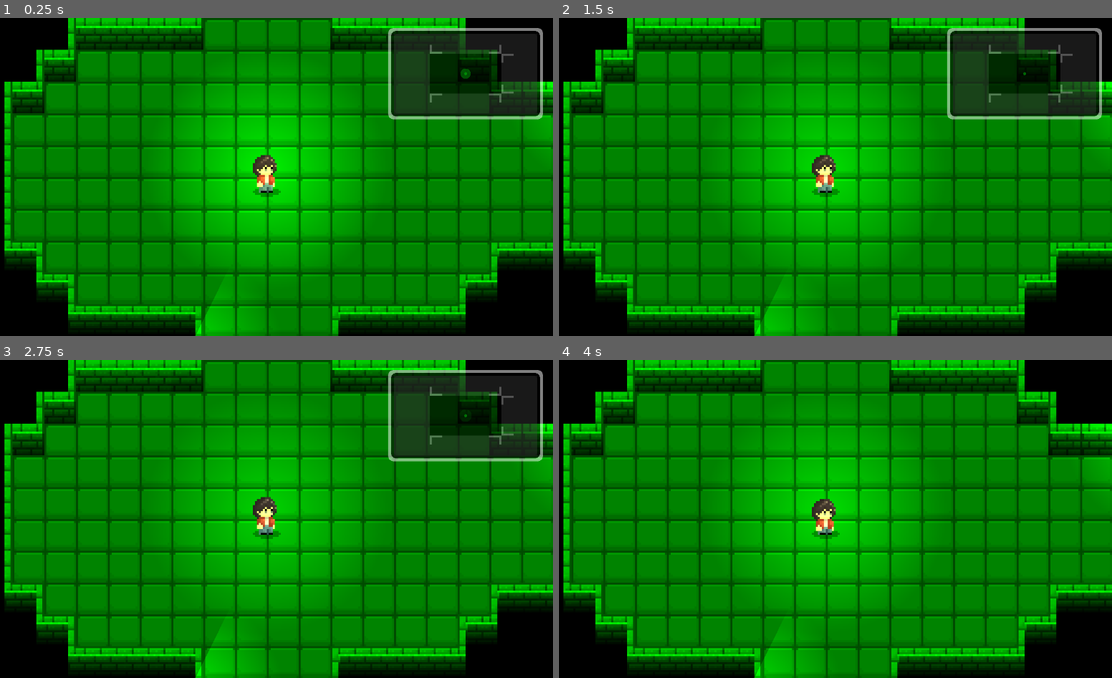
Above: before the commit, frames 1-4 (two rows, left to right).
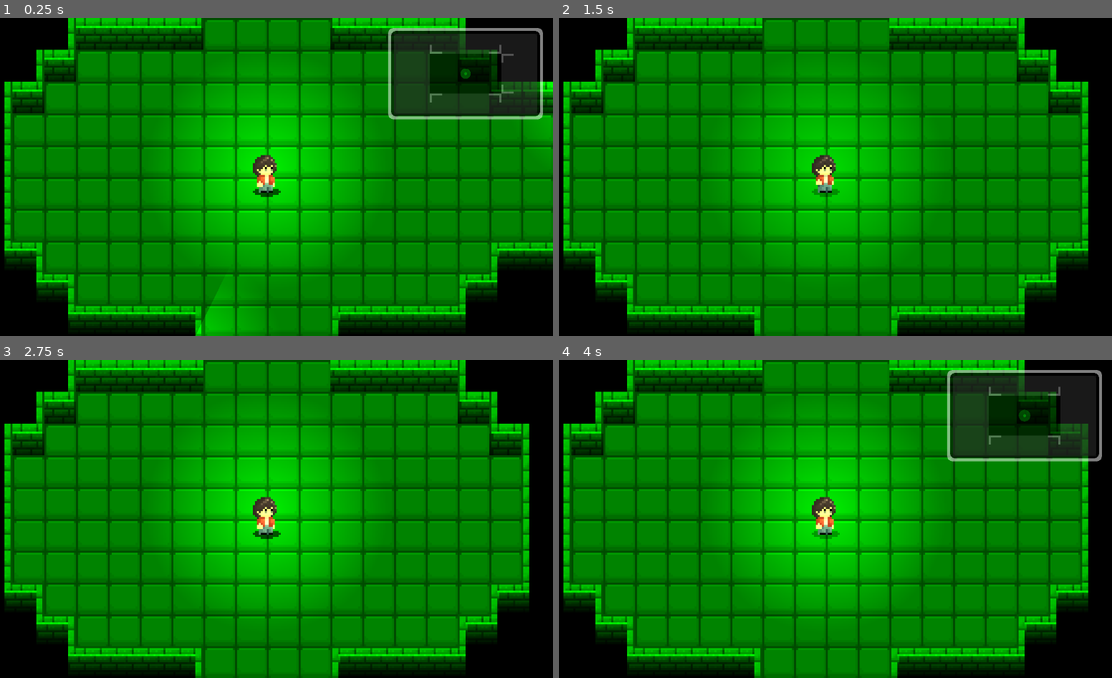
Above: after the commit, the same moments.

Repository: SmXThing/DungeonGame
Game: Godot game, scene res://scenes/test.tscn
Two runs of this game, one before a commit and one after it. Both use one fixed random seed, a clock stepped at 60 frames per second and the inputs below.
Inputs (mouse positions are in pixels of both pictures, inside the frame that each line leads up to):
- Up to frame 1 (0.25 s): no input
- Up to frame 2 (1.5 s): tap Enter (ENTER) at 0.5, 0.6 s; move the mouse to (951, 161) at 0.52 s; hold Up (ui_up) 0.53-1.28 s; hold Tab (TAB) 0.53-1.28 s; click (951, 161) at 0.67 s; move the mouse to (713, 192) at 1.27 s; hold Down (ui_down) from 1.28 s (still down); tap Tab (TAB) at 1.35 s
- Up to frame 3 (2.75 s): click (154, 534) at 1.55 s; tap Space at 2 s; move the mouse to (326, 449) at 2.02 s; release Down (ui_down) at 2.03 s; hold Up (ui_up) from 2.03 s (still down); hold U from 2.03 s (still down); click (326, 449) at 2.1 s
- Up to frame 4 (4 s): tap Enter (ENTER) at 2.75, 3.05 s; move the mouse to (796, 582) at 2.77 s; release U at 2.78 s; tap U at 2.85 s; click (796, 582) at 2.92 s; tap Space at 3.5 s; move the mouse to (995, 566) at 3.52 s; release Up (ui_up) at 3.53 s; hold Down (ui_down) from 3.53 s (still down); hold Ctrl (CTRL) from 3.53 s (still down); click (995, 566) at 3.67 s; tap Tab (TAB) at 3.8 s

The runs differ from the first frame. In frame 1, less than 0.1% of the frame differs, in the area x 45-51%, y 53-57%; in frame 2, 11%; in frame 3, 12%, in the area x 35-100%, y 0-100%; in frame 4, 11%.

Commit message:
Added swords and sword attacks.

Diff:
--- a/scenes/BetaRoom.tscn
+++ b/scenes/BetaRoom.tscn
@@ -2,7 +2,7 @@
 
 [ext_resource type="Texture2D" uid="uid://5waua11k71iy" path="res://assets/tiles.png" id="1_fiywq"]
 [ext_resource type="PackedScene" uid="uid://drkl1ct2gk2mu" path="res://scenes/Torch.tscn" id="2_3x34p"]
-[ext_resource type="PackedScene" uid="uid://ce7odlbtah125" path="res://scenes/player.tscn" id="2_pvo8e"]
+[ext_resource type="PackedScene" uid="uid://ce7odlbtah125" path="res://scenes/PlayerMelee.tscn" id="2_pvo8e"]
 [ext_resource type="PackedScene" uid="uid://dt4pxv50d0h5h" path="res://scenes/enemy.tscn" id="4_fmiwc"]
 [ext_resource type="PackedScene" uid="uid://div2ihotq0ama" path="res://scenes/enemy_fast.tscn" id="5_50b3t"]
 [ext_resource type="PackedScene" uid="uid://b4u30i1cwiboe" path="res://scenes/enemy_tank.tscn" id="6_t5gph"]
--- a/scenes/player.tscn
+++ b/scenes/PlayerMelee.tscn
@@ -8,6 +8,7 @@
 [ext_resource type="Script" uid="uid://cxtcscahssdri" path="res://scripts/idle.gd" id="5_qlg0r"]
 [ext_resource type="Script" uid="uid://clsmdrub86fv1" path="res://scripts/walking.gd" id="6_tuyoq"]
 [ext_resource type="Script" uid="uid://c31yfveyccmah" path="res://scripts/attacking.gd" id="7_fjrip"]
+[ext_resource type="PackedScene" uid="uid://cfdj4jhu4f0lu" path="res://scenes/inventory_ui.tscn" id="9_ur7pv"]
 
 [sub_resource type="RectangleShape2D" id="RectangleShape2D_p0vlq"]
 size = Vector2(12, 4)
@@ -76,6 +77,26 @@
 atlas = ExtResource("1_p0vlq")
 region = Rect2(94, 32, 30, 30)
 
+[sub_resource type="AtlasTexture" id="AtlasTexture_4r5pv"]
+atlas = ExtResource("1_p0vlq")
+region = Rect2(1, 125, 30, 30)
+
+[sub_resource type="AtlasTexture" id="AtlasTexture_60mlk"]
+atlas = ExtResource("1_p0vlq")
+region = Rect2(32, 125, 30, 30)
+
+[sub_resource type="AtlasTexture" id="AtlasTexture_i4ail"]
+atlas = ExtResource("1_p0vlq")
+region = Rect2(63, 125, 30, 30)
+
+[sub_resource type="AtlasTexture" id="AtlasTexture_a38lo"]
+atlas = ExtResource("1_p0vlq")
+region = Rect2(94, 125, 30, 30)
+
+[sub_resource type="AtlasTexture" id="AtlasTexture_4ni07"]
+atlas = ExtResource("1_p0vlq")
+region = Rect2(125, 125, 30, 30)
+
 [sub_resource type="AtlasTexture" id="AtlasTexture_70d11"]
 atlas = ExtResource("1_p0vlq")
 region = Rect2(125, 1, 30, 30)
@@ -195,6 +216,26 @@
 "loop": true,
 "name": &"idle_up",
 "speed": 8.0
+}, {
+"frames": [{
+"duration": 1.0,
+"texture": SubResource("AtlasTexture_4r5pv")
+}, {
+"duration": 1.0,
+"texture": SubResource("AtlasTexture_60mlk")
+}, {
+"duration": 1.0,
+"texture": SubResource("AtlasTexture_i4ail")
+}, {
+"duration": 1.0,
+"texture": SubResource("AtlasTexture_a38lo")
+}, {
+"duration": 1.0,
+"texture": SubResource("AtlasTexture_4ni07")
+}],
+"loop": true,
+"name": &"swing",
+"speed": 12.0
 }, {
 "frames": [{
 "duration": 1.0,
@@ -245,10 +286,7 @@
 [sub_resource type="RectangleShape2D" id="RectangleShape2D_g2els"]
 size = Vector2(12, 10)
 
-[sub_resource type="RectangleShape2D" id="RectangleShape2D_qhqgy"]
-size = Vector2(20, 24)
-
-[node name="Player" type="CharacterBody2D" node_paths=PackedStringArray("health_bar", "camera", "sprites", "light", "HUD") groups=["Player"]]
+[node name="Player" type="CharacterBody2D" node_paths=PackedStringArray("health_bar", "camera", "sprites", "light", "HUD", "inventory_ui") groups=["Player"]]
 y_sort_enabled = true
 collision_layer = 2
 collision_mask = 17
@@ -261,6 +299,7 @@
 sprites = NodePath("Sprites")
 light = NodePath("PointLight2D")
 HUD = NodePath("HUD")
+inventory_ui = NodePath("InventoryUI")
 
 [node name="CollisionShape2D" type="CollisionShape2D" parent="."]
 visible = false
@@ -273,7 +312,7 @@
 
 [node name="Sprites" type="AnimatedSprite2D" parent="."]
 sprite_frames = SubResource("SpriteFrames_70d11")
-animation = &"walking_up"
+animation = &"swing"
 
 [node name="PointLight2D" type="PointLight2D" parent="."]
 color = Color(0.9934314, 0.6432652, 7.70092e-07, 1)
@@ -305,15 +344,6 @@
 position = Vector2(0, -1)
 shape = SubResource("RectangleShape2D_g2els")
 
-[node name="AttackPlaceholder" type="Area2D" parent="." groups=["PlayerAttack"]]
-visible = false
-collision_layer = 32
-collision_mask = 0
-
-[node name="Attack" type="CollisionShape2D" parent="AttackPlaceholder"]
-shape = SubResource("RectangleShape2D_qhqgy")
-debug_color = Color(0.9627866, 0.19569221, 7.70092e-07, 0.41960785)
-
 [node name="HUD" parent="." node_paths=PackedStringArray("player") instance=ExtResource("3_qhqgy")]
 player = NodePath("..")
 
@@ -339,4 +369,12 @@
 machine = NodePath("..")
 player = NodePath("../..")
 
+[node name="Arm" type="Node2D" parent="."]
+position = Vector2(-3, 0)
+
+[node name="SwordMarker" type="Marker2D" parent="Arm"]
+position = Vector2(8, 0)
+
+[node name="InventoryUI" parent="." instance=ExtResource("9_ur7pv")]
+
 [connection signal="area_entered" from="RoomTriggerDetection" to="." method="_on_detection_area_entered"]
--- /dev/null
+++ b/scenes/PlayerRanger.tscn
@@ -0,0 +1,6 @@
+[gd_scene load_steps=2 format=3 uid="uid://jxlplbj0r2r8"]
+
+[ext_resource type="Script" uid="uid://h4k2xwlbndcr" path="res://scripts/player/ranger.gd" id="1_yby2e"]
+
+[node name="CharacterBody2D" type="CharacterBody2D"]
+script = ExtResource("1_yby2e")
--- a/scenes/Sword.tscn
+++ b/scenes/Sword.tscn
@@ -1,5 +1,17 @@
-[gd_scene format=3 uid="uid://b1ik3reeu7lpi"]
+[gd_scene load_steps=4 format=3 uid="uid://b1ik3reeu7lpi"]
 
-[node name="CharacterBody2D" type="CharacterBody2D"]
+[ext_resource type="Script" uid="uid://d2isxybqyla7w" path="res://scripts/items/sword.gd" id="1_rb3f2"]
+[ext_resource type="Texture2D" uid="uid://6v4kvynogm4g" path="res://weapons/swords/Wooden_Sword.png" id="2_sh16x"]
+
+[sub_resource type="RectangleShape2D" id="RectangleShape2D_rb3f2"]
+size = Vector2(0, 0)
+
+[node name="SwordItem" type="Node2D"]
+script = ExtResource("1_rb3f2")
+
+[node name="Hitbox" type="CollisionShape2D" parent="."]
+shape = SubResource("RectangleShape2D_rb3f2")
+debug_color = Color(0.9999998, 0.0074547795, 0.074344926, 0.41960785)
 
 [node name="Sprite2D" type="Sprite2D" parent="."]
+texture = ExtResource("2_sh16x")
--- a/scenes/test.tscn
+++ b/scenes/test.tscn
@@ -1,7 +1,7 @@
 [gd_scene load_steps=3 format=3 uid="uid://csiu5rmpbt20o"]
 
 [ext_resource type="Script" uid="uid://ccc6xe0dbsyjj" path="res://scripts/room_gen.gd" id="1_wen4y"]
-[ext_resource type="PackedScene" uid="uid://ce7odlbtah125" path="res://scenes/player.tscn" id="2_w8un3"]
+[ext_resource type="PackedScene" uid="uid://ce7odlbtah125" path="res://scenes/PlayerMelee.tscn" id="2_w8un3"]
 
 [node name="Node2D" type="Node2D"]
 y_sort_enabled = true
--- a/scripts/attacking.gd
+++ b/scripts/attacking.gd
@@ -1,13 +1,15 @@
 extends State
 
 func update(_delta: float) -> void:
-	pass
+	if !player.is_attacking:
+		emit("idle")
 
 func physics_update(_delta: float) -> void:
 	pass
 
 func enter() -> void:
-	pass
+	if player is Melee:
+		player.swing_sword()
 
 func exit() -> void:
 	pass
--- a/scripts/idle.gd
+++ b/scripts/idle.gd
@@ -3,8 +3,8 @@
 func update(_delta: float) -> void:
 	if Input.is_action_just_pressed("KEY_W") || Input.is_action_just_pressed("KEY_A") || Input.is_action_just_pressed("KEY_S") || Input.is_action_just_pressed("KEY_D"):
 		emit("walking")
-	'''if Input.is_action_just_pressed("ENTER") || Input.is_mouse_button_pressed(MOUSE_BUTTON_LEFT):
-		emit("attacking")'''
+	if Input.is_action_just_pressed("ENTER") || Input.is_mouse_button_pressed(MOUSE_BUTTON_LEFT):
+		emit("attacking")
 
 func physics_update(_delta: float) -> void:
 	pass
--- a/scripts/inventory_ui.gd
+++ b/scripts/inventory_ui.gd
@@ -9,7 +9,7 @@
 var player: Player
 
 func _ready() -> void:
-	player = get_tree().get_first_node_in_group("player")
+	player = get_parent()
 	hide()  # hidden by default
 
 func toggle() -> void:
--- /dev/null
+++ b/scripts/items/bow.gd
@@ -0,0 +1,6 @@
+extends Weapon
+class_name Bow
+
+var arrow_speed_scale: float
+var shoot_speed_scale: float
+var piercing: int
--- a/scripts/items/item.gd
+++ b/scripts/items/item.gd
@@ -1,9 +1,9 @@
 extends Node2D
 class_name Item
 
-@export var item_name: String
-@export var item_description: String
-@export var sprite: Sprite2D
+var item_name: String
+var item_description: String
+var sprite: Sprite2D
 
 func get_item_name() -> String:
 	return item_name
--- /dev/null
+++ b/scripts/items/staff.gd
@@ -0,0 +1,6 @@
+extends Weapon
+class_name Staff
+
+var fire_speed_scale: float
+var piercing: int
+var AOE: bool
--- /dev/null
+++ b/scripts/items/sword.gd
@@ -0,0 +1,34 @@
+extends Weapon
+class_name Sword
+
+var attack_speed_scale: float
+var diagonal_range: int
+var diagonal_width: int
+
+@onready var hitbox_area: Area2D = Area2D.new()
+@onready var hitbox: CollisionShape2D = CollisionShape2D.new()
+
+func _ready() -> void:
+	hide()
+
+	sprite.rotation = PI/4
+
+	hitbox_area.set_collision_layer_value(6, true)
+	hitbox_area.add_to_group("PlayerAttack")
+	hitbox_area.monitorable = false
+	add_child(hitbox_area)
+
+	hitbox.shape = RectangleShape2D.new()
+	var actual_range: int = int(floor(diagonal_range * sqrt(2)))
+	var actual_width: int = int(floor(diagonal_width * sqrt(2)))
+	hitbox.shape.size = Vector2(actual_range, actual_width)
+	hitbox.position.x = actual_range / 2.0
+	hitbox_area.add_child(hitbox)
+
+func trigger() -> void:
+	hitbox_area.monitorable = true
+	show()
+
+func disable() -> void:
+	hitbox_area.monitorable = false
+	hide()
--- a/scripts/items/weapon.gd
+++ b/scripts/items/weapon.gd
@@ -1,8 +1,7 @@
 extends Equipment
 class_name Weapon
 
-@export var damage: int
-@export var hitbox: Area2D
+var damage: int
 
 func get_damage() -> int:
 	return damage
@@ -15,5 +14,4 @@
 	info.append(sprite)
 	info.append(rarity)
 	info.append(damage)
-	info.append(hitbox)
 	return info
--- a/scripts/player/player.gd
+++ b/scripts/player/player.gd
@@ -15,12 +15,16 @@
 @export var HUD: CanvasLayer
 @export var inventory_ui: CanvasLayer
 
+@onready var arm: Node2D = $Arm
+@onready var sword_marker: Marker2D = $Arm/SwordMarker
+
 const sprint_multiplier: float = 1.5
 
-var inventory: Array[Item]
+var inventory: Array[Item] = []
 var accessories: Array[Accessory]
-var held_weapon: Weapon
-var armor: Armor
+var equipped: Weapon
+
+var is_attacking: bool = false
 
 var status: Array
 var time: float = 0
@@ -41,6 +45,9 @@
 func _physics_process(delta: float) -> void:
 	time += delta
 	light.energy = 1.16 + 0.2 * sin(4 * time)
+
+	if Input.is_key_pressed(KEY_U):
+		inventory.append(weapons.generate_random_weapon("sword"))
 
 	move_and_slide()
 
--- /dev/null
+++ b/scripts/player/ranger.gd
@@ -0,0 +1,2 @@
+extends Player
+class_name Ranger
--- a/scripts/room_gen.gd
+++ b/scripts/room_gen.gd
@@ -98,7 +98,7 @@
 		$Camera2D.global_position += Vector2.DOWN * var_camera_speed
 	if Input.is_key_pressed(KEY_D):
 		$Camera2D.global_position += Vector2.RIGHT * var_camera_speed
-	if Input.is_action_just_pressed("ENTER") && Input.is_action_pressed("ESC"):
+	if Input.is_action_just_pressed("ENTER") && Input.is_action_pressed("TAB"):
 		get_tree().reload_current_scene()
 
 	if Input.is_action_pressed("CTRL"):
--- a/scripts/state.gd
+++ b/scripts/state.gd
@@ -4,7 +4,7 @@
 signal transitioned
 @export var animation_sprite: AnimatedSprite2D
 @export var machine: Node
-@export var player: CharacterBody2D
+@export var player: Player
 
 func update(_delta: float) -> void:
 	pass
--- a/scripts/state_machine.gd
+++ b/scripts/state_machine.gd
@@ -1,7 +1,7 @@
 extends Node
 
 @export var starting_state: State
-@export var holder: CharacterBody2D
+@export var holder: Player
 
 var active_state: State
 var states: Dictionary[String, State] = {}
--- a/scripts/swordsman.gd
+++ b/scripts/swordsman.gd
@@ -1 +1,23 @@
 extends Player
+class_name Melee
+
+func _ready() -> void:
+	'''var default_weapon: Sword = weapons.compile_weapon("sword", weapons.default_weapons[0], "Common")
+	equipped = default_weapon'''
+	var default_weapon: Sword = weapons.generate_random_weapon("sword")
+	inventory.append(default_weapon)
+	equipped = default_weapon
+	equipped.global_position = sword_marker.global_position
+	arm.add_child(equipped)
+
+func swing_sword() -> void:
+	is_attacking = true
+	arm.rotation = -(PI - atan2(5, 3))
+	equipped.trigger()
+
+	var tween = create_tween()
+	tween.tween_property(arm, "rotation", atan2(3, 5), 0.25 / equipped.attack_speed_scale)
+
+	await get_tree().create_timer(0.25 / equipped.attack_speed_scale).timeout
+	equipped.disable()
+	is_attacking = false
--- a/scripts/weapons.gd
+++ b/scripts/weapons.gd
@@ -1,30 +1,207 @@
 extends Node
 
-var swords: Array[Array] = [
-	["", "", 0, 0],
-	["", "", 0, 0],
-	["", "", 0, 0],
-	["", "", 0, 0],
-	["", "", 0, 0],
-	["", "", 0, 0],
-	["", "", 0, 0],
-	["", "", 0, 0],
-	["", "", 0, 0],
-	["", "", 0, 0],
-	["", "", 0, 0],
-	["", "", 0, 0],
-	["", "", 0, 0],
-	["", "", 0, 0],
-	["", "", 0, 0],
-	["", "", 0, 0],
-	["", "", 0, 0],
-	["", "", 0, 0],
-	["", "", 0, 0],
-	["", "", 0, 0],
-	["", "", 0, 0],
-	["", "", 0, 0],
-	["", "", 0, 0],
-	["", "", 0, 0],
-	["", "", 0, 0],
-	["", "", 0, 0]
-]
+'''
+Weapon Format - [Name, Description, Damage]
+Swords - [Swing Speed Scale, Diagonal Length, Diagonal Width]
+Bows - [Arrow Speed Scale, Shoot Speed Scale, Piercing]
+Staffs - [Firing Speed Scale, Piercing, AOE]
+'''
+
+var default_weapons: Array[Array] = [
+	["Wooden_Sword", "A not-so-reliable wooden sword. At least it gets the job done.", 5, 1.0, 14, 3],
+	["Mahogany_Bow", "Somewhat worn, but intact enough to shoot enemies.", 3, 1.0, 1.0, 0],
+	["Oak_Staff", "A long, wooden stick tipped with a spiral. Casts simple fireballs.", 4, 1.0, 2, 1]
+]
+
+var common_swords: Array[Array] = [
+	["Stick", "A simple stick. You could hardly call it a weapon.", 1, 2.0, 9, 2],
+	["Knife", "Perhaps better suited for a kitchen.", 5, 1.3, 7, 2],
+	["Thin_Sword", "A thin, makeshift sword that looks to be made with rebar. It's light at least.", 8, 1.1, 13, 2],
+	["Iron_Dagger", "A lightweight dagger made from cast iron.", 7, 1.4, 8, 3],
+]
+
+var uncommon_swords: Array[Array] = [
+	["Steel_Stabber", "A small blade made with steel. The tip is especially thin, making it good for stabbing.", 8, 1.4, 8, 3],
+	["Blood_Dagger", "A compact dagger with a small bloodstone embedded into the guard.", 9, 1.4, 10, 3],
+	["Kukri", "A hefty Kukri blade made from steel. Quite heavy.", 12, 0.5, 16, 3],
+	["Cane_Sword", "A long, thin blade attached to the end of a cane. It's got some nice reach.", 10, 1.2, 24, 2],
+]
+
+var rare_swords: Array[Array] = [
+	["Ruby_Dagger", "A shiny red blade. Pretty thin for a dagger.", 11, 1.4, 9, 2],
+	["Diamond_Dagger", "A bright, blue, diamond blade. Quite flashy.", 12, 1.5, 9, 3],
+	["Diamond_Sword", "A long diamond blade. Looks a little familiar for some reason...", 15, 1.0, 14, 3],
+	["Sapphire_Dagger", "A short, dark blue blade. It's reminescent of the night sky.", 13, 1.5, 8, 3],
+	["Emerald_Blade", "A hefty emerald blade shimmering with the colors of various gemstones.", 17, 0.8, 17, 4],
+	["Pirate_Saber", "A bright blade made from white steel. It's curved tip makes it good for thrusting.", 17, 1.2, 15, 3]
+]
+
+var epic_swords: Array[Array] = [
+	["Gilded_Sword", "A bright, golden blade decorated with rubies.", 18, 0.9, 15, 4],
+	["Dracula_Blade", "A very long blade made of diamond and emerald, characterized by its black guarded with a strange red gem embedded within.", 20, 1.0, 26, 4],
+	["Incendium_Blade", "A bride red blade made from a strange, light material. It's edge is exceptionally sharp.", 21, 1.2, 16, 4],
+	["Skullbreaker", "An exceptionally large, and heavy sword. Best suited for two hands.", 28, 0.25, 42, 8],
+]
+
+var legendary_swords: Array[Array] = [
+	["Lunar_Bane", "A beautifully crafted blade with the colors of the night sky.", 30, 1.0, 24, 6],
+	["Earthsplitter", "A towering behemoth of a sword. You could probably cut through stone with this thing.", 50, 0.25, 44, 9],
+	["Reaper_Falchion", "A pristine purple blade. Despite it's large size, it is quite lightweight.", 34, 1.1, 24, 5],
+]
+
+var common_bows: Array[Array] = [
+	["Tin_Bow", "A rustic bow made of tin. A bit heavy.", 4, 1.0, 0.8, 0],
+	["Steel_Bow", "A bow made of shiny steel. It is heavy, but strong enough to pierce an enemy.", 5, 1.2, 0.8, 1],
+	["Bright_Bow", "A large bow made of a foreign material.", 7, 1.4, 0.6, 2],
+]
+
+var uncommon_bows: Array[Array] = [
+	["Gilded_Bow", "A lightweight bow that shoots fast.", 7, 1.4, 1.4, 1],
+	["Night_Bow", "A strange, purple bow.", 9, 1.0, 1.0, 1],
+	["Ice_Bow", "A magical bow made from ice that never melts. Very light.", 10, 1.2, 1.5, 1]
+]
+
+var rare_bows: Array[Array] = [
+	["Reinforced_Amythest_Bow", "An amythest bow reinforced with steel. A bit slow, but arrows fired are quite fast.", 12, 1.3, 0.7, 3],
+	["Longbow", "A very large bow made of tough wood. Though it looks unassuming, it's arrows can pierce through any enemy in its path.", 15, 2.2, 0.5, 100],
+	["Rugged_Ranger_Bow", "A bow belonging to a past ranger much like yourself. Though it is old, it is still quite effective.", 16, 1.6, 1.4, 4]
+]
+
+var epic_bows: Array[Array] = [
+	["Inferno_Bow", "A blazing, orange bow. It's quiet hot to wield. It's arrows are hot enough to pierce through all enemies in its path.", 18, 1.4, 1.5, 100],
+	["Manta_Bow", "A pristine, blue bow. It's color is reminescent of the ocean.", 19, 1.5, 2.0, 5],
+	["Emerald_Splitter", "A shimmering green bow with a complex design. Known for it's ability to shoot extremely fast arrows.", 22, 2.5, 1.0, 8]
+]
+
+var legendary_bows: Array[Array] = [
+	["Twisted_Root", "A large bow imbued with a strange curse. It can fire arrows very fast, and pierce through all enemies.", 24, 1.2, 10.0, 100]
+]
+
+var common_staffs: Array[Array] = [
+	["Magic_Wand", "A basic, spellcaster's wand.", 5, 1.0, 4, false],
+	["Turquoise_Staff", "A staff tipped with a turquoise gem.", 6, 1.0, 4, false],
+	["Ruby_Staff", "A dark-colored staff headed with a ruby gem.", 8, 1.2, 4, false],
+
+]
+
+var uncommon_staffs: Array[Array] = [
+	["Bejeweled_Staff", "A strange looking staff decorated with various jewels.", 11, 1.4, 6, false],
+	["Sapphire_Staff", "A long, staff with a curved ahndle.", 13, 1.2, 0, true]
+]
+
+var rare_staffs: Array[Array] = [
+	["Emperor_Staff", "A large, regal-looking staff. It is quite heavy.", 15, 1.0, 2, true],
+	["Oceanic_Fork", "A strange, fork-shaped wand that shoots water-like projectiles.", 16, 3.0, 4, false],
+	["Amythest_Caster", "A heavy wand with a complex design.", 18, 1.4, 2, true]
+]
+
+var epic_staffs: Array[Array] = [
+	["Crystal_Staff", "A large staff with a blue crystal ball. Its projectiles explode and deal good damage.", 28, 1.0, 0, true],
+	["Empirical_Staff", "A light staff reinforced with iron. It can fire quickly and pierce through any enemy.", 20, 2.5, 100, false]
+]
+
+var legendary_staffs: Array[Array] = [
+	["Jade_Caster", "A large, enchanted jade staff that shoots large, exploding projectiles.", 30, 1.5, 0, true],
+	["Cosmic_Emitter", "A pristine staff with an iridescent crystal ball at its head.", 36, 1.2, 1, true]
+]
+
+var swords: Dictionary[String, Array] = {
+	"Common": common_swords,
+	"Uncommon": uncommon_swords,
+	"Rare": rare_swords,
+	"Epic": epic_swords,
+	"Legendary": legendary_swords
+}
+
+var bows: Dictionary[String, Array] = {
+	"Common": common_bows,
+	"Uncommon": uncommon_bows,
+	"Rare": rare_bows,
+	"Epic": epic_bows,
+	"Legendary": legendary_bows
+}
+
+var staffs: Dictionary[String, Array] = {
+	"Common": common_staffs,
+	"Uncommon": uncommon_staffs,
+	"Rare": rare_staffs,
+	"Epic": epic_staffs,
+	"Legendary": legendary_staffs
+}
+
+var weapons: Dictionary[String, Dictionary] = {
+	"sword": swords,
+	"bow": bows,
+	"staff": staffs
+}
+
+func compile_weapon(weapon_type: String, weapon_info: Array, rarity: String) -> Weapon:
+	if weapon_type == "sword":
+		var sword: Sword = Sword.new()
+
+		sword.item_name = weapon_info[0]
+		sword.item_description = weapon_info[1]
+		sword.sprite = Sprite2D.new()
+		sword.sprite.texture = load("res://weapons/swords/" + sword.item_name + ".png")
+		sword.add_child(sword.sprite)
+		sword.rarity = rarity
+		sword.damage = weapon_info[2]
+		sword.attack_speed_scale = weapon_info[3]
+		sword.diagonal_range = weapon_info[4]
+		sword.diagonal_width = weapon_info[5]
+		return sword
+	elif weapon_type == "bow":
+		var bow: Bow = Bow.new()
+		bow.item_name = weapon_info[0]
+		bow.item_description = weapon_info[1]
+		bow.sprite.texture = load("res://weapons/bows/" + bow.item_name + ".png")
+		bow.rarity = rarity
+		bow.damage = weapon_info[2]
+		bow.arrow_speed_scale = weapon_info[3]
+		bow.shoot_speed_scale = weapon_info[4]
+		bow.piercing = weapon_info[5]
+		return bow
+	elif weapon_type == "staff":
+		var staff: Staff = Staff.new()
+		staff.item_name = weapon_info[0]
+		staff.item_description = weapon_info[1]
+		staff.sprite.texture = load("res://weapons/staffs/" + staff.item_name + ".png")
+		staff.rarity = rarity
+		staff.damage = weapon_info[2]
+		staff.fire_speed_scale = weapon_info[3]
+		staff.piercing = weapon_info[4]
+		staff.AOE = weapon_info[5]
+		return staff
+	else:
+		return null
+
+func generate_random_weapon(weapon_type: String) -> Weapon:
+	'''
+	Rarity %
+	- Common: 35%
+	- Uncommon: 30%
+	- Rare: 23%
+	- Epic: 9%
+	- Legendary: 3%
+	'''
+
+	var rand_int: int = randi_range(1, 100)
+	var rarity: String
+	var possible_weapons: Array[Array]
+	var weapon_info: Array
+
+	if rand_int > 0 && rand_int <= 35:
+		rarity = "Common"
+	elif rand_int > 35 && rand_int <= 65:
+		rarity = "Uncommon"
+	elif rand_int > 65 && rand_int <= 88:
+		rarity = "Rare"
+	elif rand_int > 88 && rand_int <= 97:
+		rarity = "Epic"
+	else:
+		rarity = "Legendary"
+
+	possible_weapons = weapons[weapon_type][rarity]
+	weapon_info = possible_weapons[randi_range(0, len(possible_weapons) - 1)]
+
+	return compile_weapon(weapon_type, weapon_info, rarity)
Binary file changed: aseprite_files/swordguy.aseprite
Binary file changed: assets/swordguy.png
Binary file added: assets/swords.png
Not shown, added: assets/swords.png.import
Not shown: 1 places in scenes/PlayerMelee.tscn that only renumber resources
Not shown, added: scripts/items/bow.gd.uid
Not shown, added: scripts/items/staff.gd.uid
Not shown, added: scripts/items/sword.gd.uid
Not shown, added: scripts/player/ranger.gd.uid
Binary file added: weapons/bows/Bright_Bow.png
Not shown, added: weapons/bows/Bright_Bow.png.import
Binary file added: weapons/bows/Emerald_Splitter.png
(and 95 more such lines)
